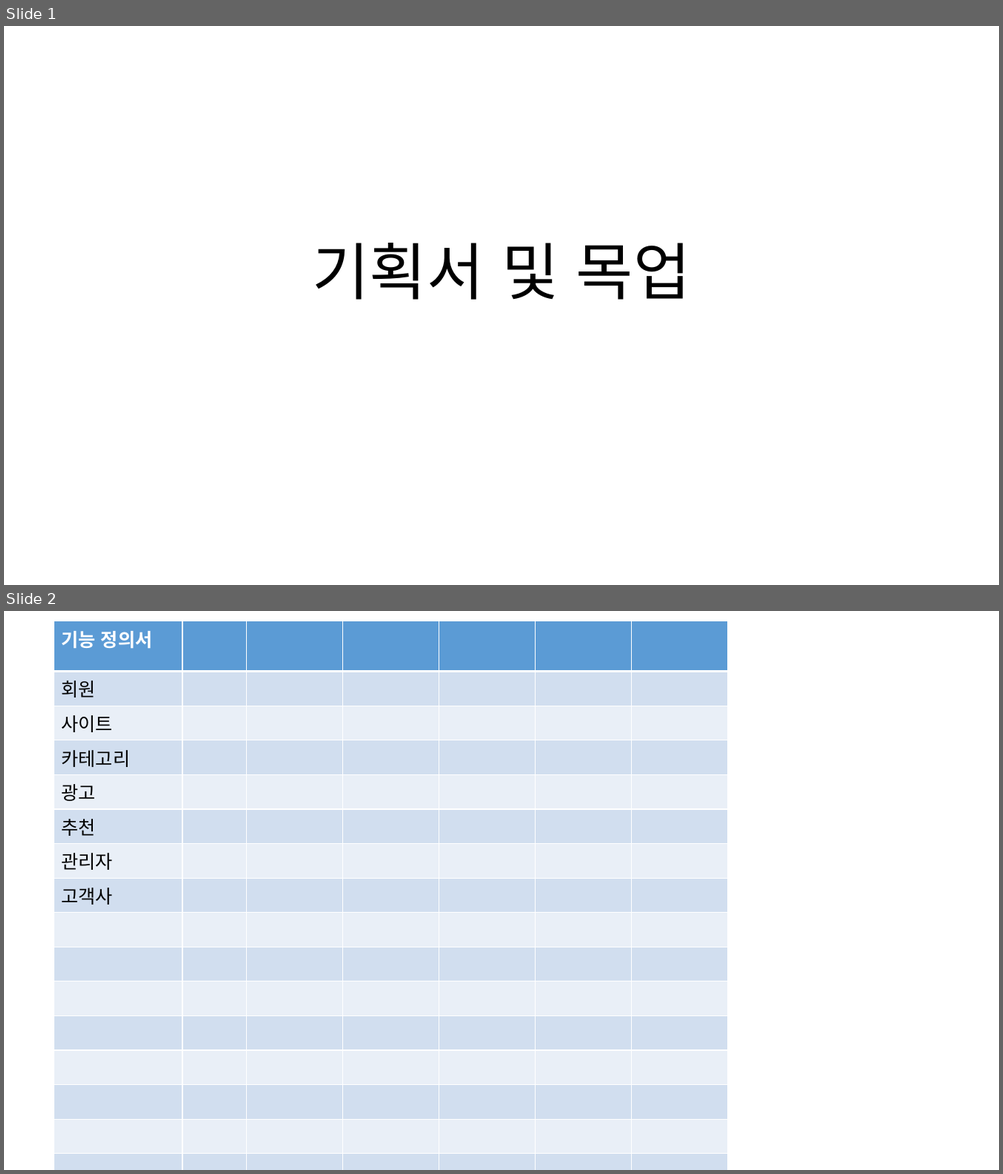
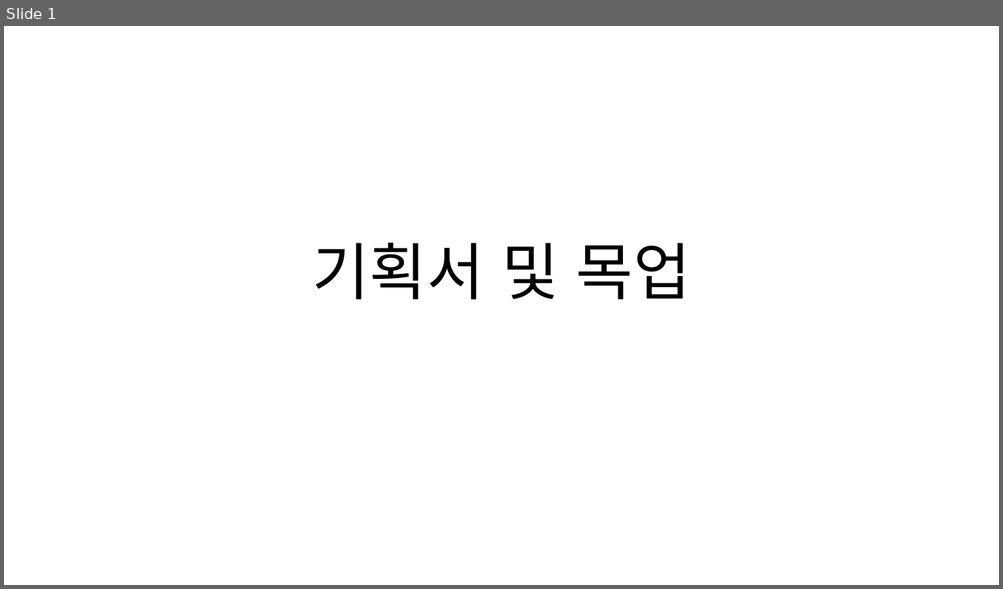
Before and after one commit to mygorithm2020/BookmarkProject, a slide deck: bookmark.pptx. Shown one above the other, each under a label of ours: slides 1 and 2 before the commit, slide 1 after it. The pictures are 1003x1174 and 1003x589 pixels, drawn with LibreOffice and Linux fonts; fonts in the diff are those of the drawing. Boxes give left, top, right and bottom in pixels: in the first picture for what was removed or moved away, otherwise in the second. Text is boxed around its words. In the diff, an @@ line names an element or a change of style, - is before the commit and + after.

```diff
--- a/bookmark.pptx
+++ b/bookmark.pptx
@@ slide 2 removed at <box>4,611,999,1170</box>, background #FFFFFF @@
@@ table removed at <box>54,621,728,1119</box>, 16 rows, 7 columns @@
-기능 정의서 |  |  |  |  |  | 
-회원 |  |  |  |  |  | 
-사이트 |  |  |  |  |  | 
-카테고리 |  |  |  |  |  | 
-광고 |  |  |  |  |  | 
-추천 |  |  |  |  |  | 
-관리자 |  |  |  |  |  | 
-고객사 |  |  |  |  |  | 
- |  |  |  |  |  | 
- |  |  |  |  |  | 
- |  |  |  |  |  | 
- |  |  |  |  |  | 
- |  |  |  |  |  | 
- |  |  |  |  |  | 
- |  |  |  |  |  | 
- |  |  |  |  |  | 
```
Also in this commit, not shown: 1 slide changed, 1 slide added, 7 other files.
